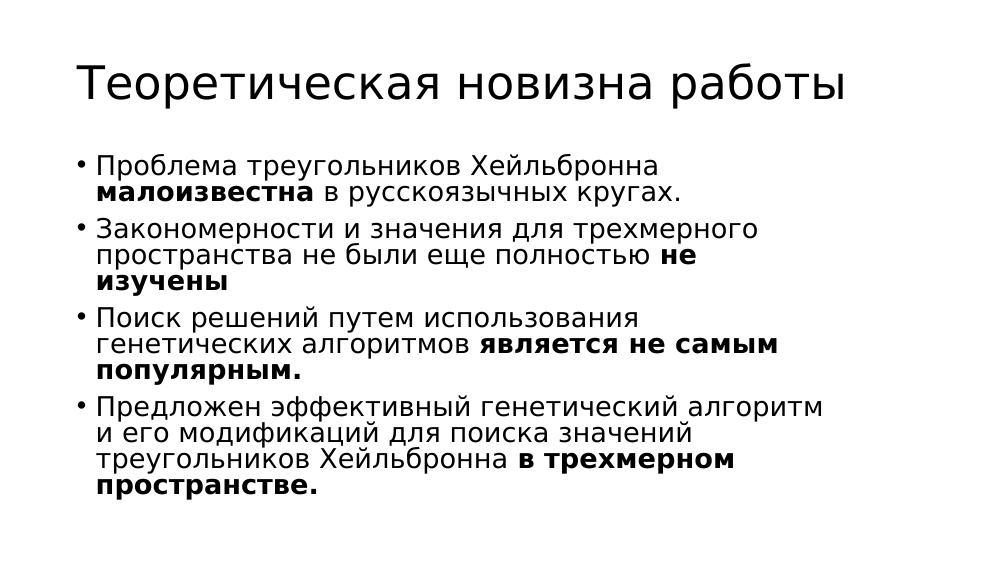
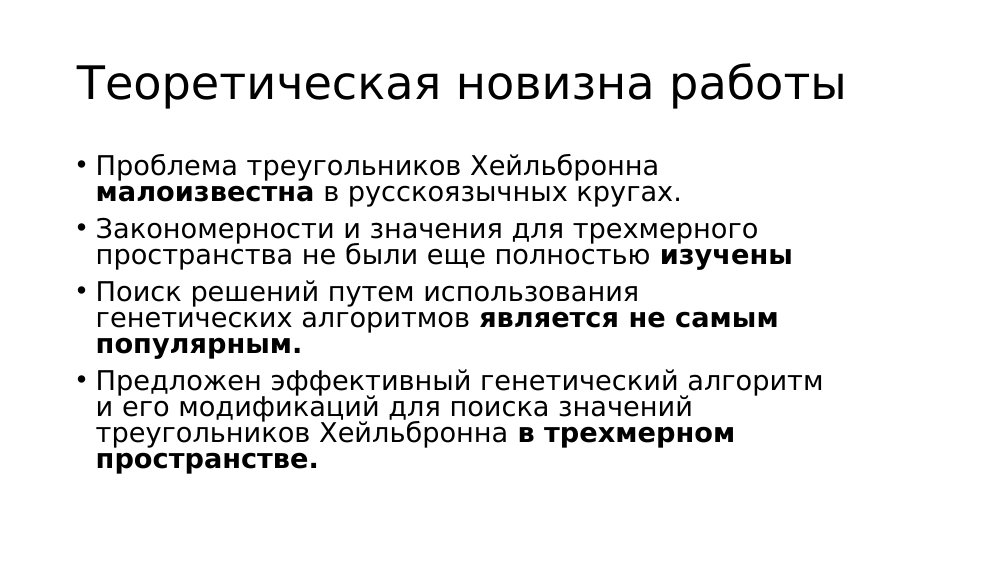
Before and after one commit to yaanvar/Heilbronn-Problem-Genetic-Algorithm, a slide deck: slide 4 of Genetic_Algorithm_documentation/Решение задачи Хейльбронна для треугольников в пространстве и.pptx. Drawn at 1008x567 pixels with LibreOffice and Linux fonts; fonts in the diff are those of the drawing. Boxes give left, top, right and bottom in pixels: in the first picture for what was removed or moved away, otherwise in the second. Text is boxed around its words. In the diff, an @@ line names an element or a change of style, - is before the commit and + after.

Commit message:
presentation fixes

```diff
--- a/Genetic_Algorithm_documentation/Решение задачи Хейльбронна для треугольников в пространстве и.pptx
+++ b/Genetic_Algorithm_documentation/Решение задачи Хейльбронна для треугольников в пространстве и.pptx
@@ text at (x1=96, y1=217, x2=793, y2=270): text changed @@
-• Закономерности и значения для трехмерного пространства не были еще полностью не изучены
+• Закономерности и значения для трехмерного пространства не были еще полностью изучены
```
Also in this commit, not shown: 7 other slides changed, 3 other files.
